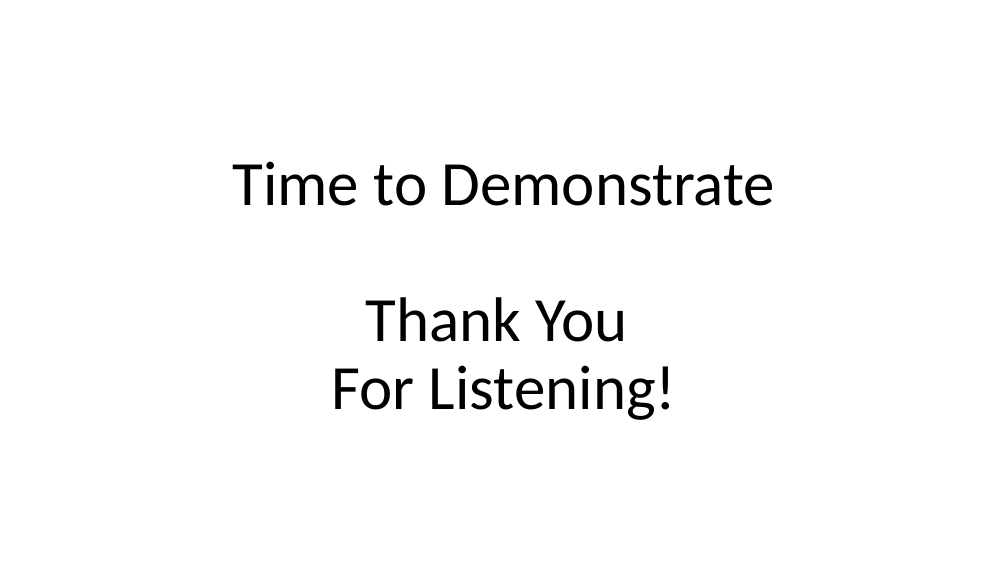
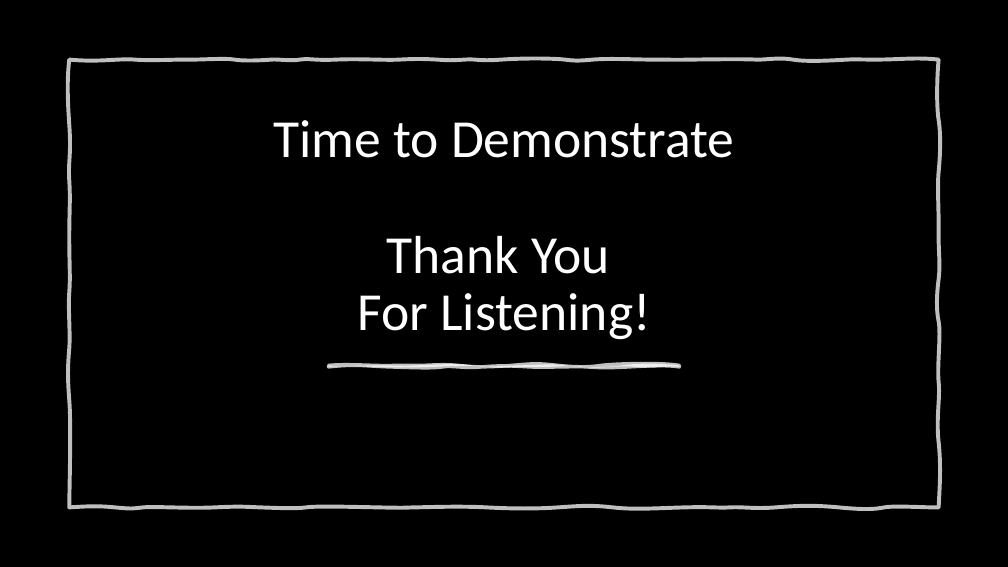
Before and after one commit to Ugadot/StableCoin, a slide deck: slide 12 of BaseCoin_Presentation.pptx. Drawn at 1008x567 pixels with LibreOffice and Linux fonts; fonts in the diff are those of the drawing; background and template pictures are left out. Boxes give left, top, right and bottom in pixels: in the first picture for what was removed or moved away, otherwise in the second. Text is boxed around its words. In the diff, an @@ line names an element or a change of style, - is before the commit and + after.

```diff
--- a/BaseCoin_Presentation.pptx
+++ b/BaseCoin_Presentation.pptx
@@ background #FFFFFF to picture (left out) @@
@@ freeform shape added at [70, 60, 939, 507], outline #FFFFFF 3.75 pt @@
@@ title "Time to Demonstrate Thank You ...": place and size @@
-title "Time to Demonstrate Thank You ..." at [233, 161, 776, 420]
+title "Time to Demonstrate Thank You ..." at [274, 120, 735, 340]
@@ title "Time to Demonstrate Thank You ..." at [274, 120, 735, 340]: size 60 to 51 pt, text colour #000000 to #FFFFFF @@
@@ freeform shape added at [329, 365, 680, 367], fill #FFFFFF at 75% opacity, outline #FFFFFF 3.25 pt @@
```
Also in this commit, not shown: 11 other slides changed.
